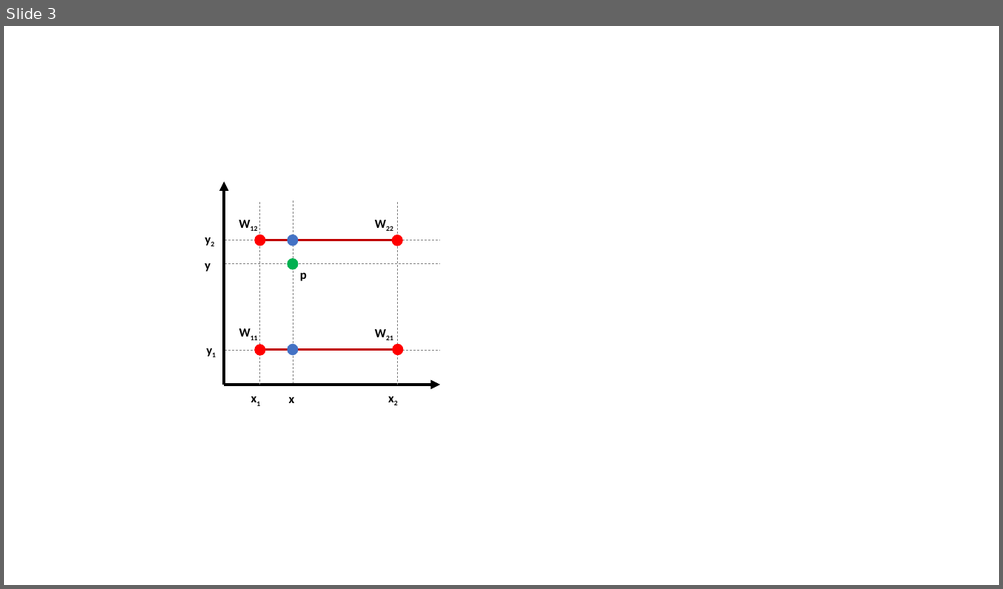
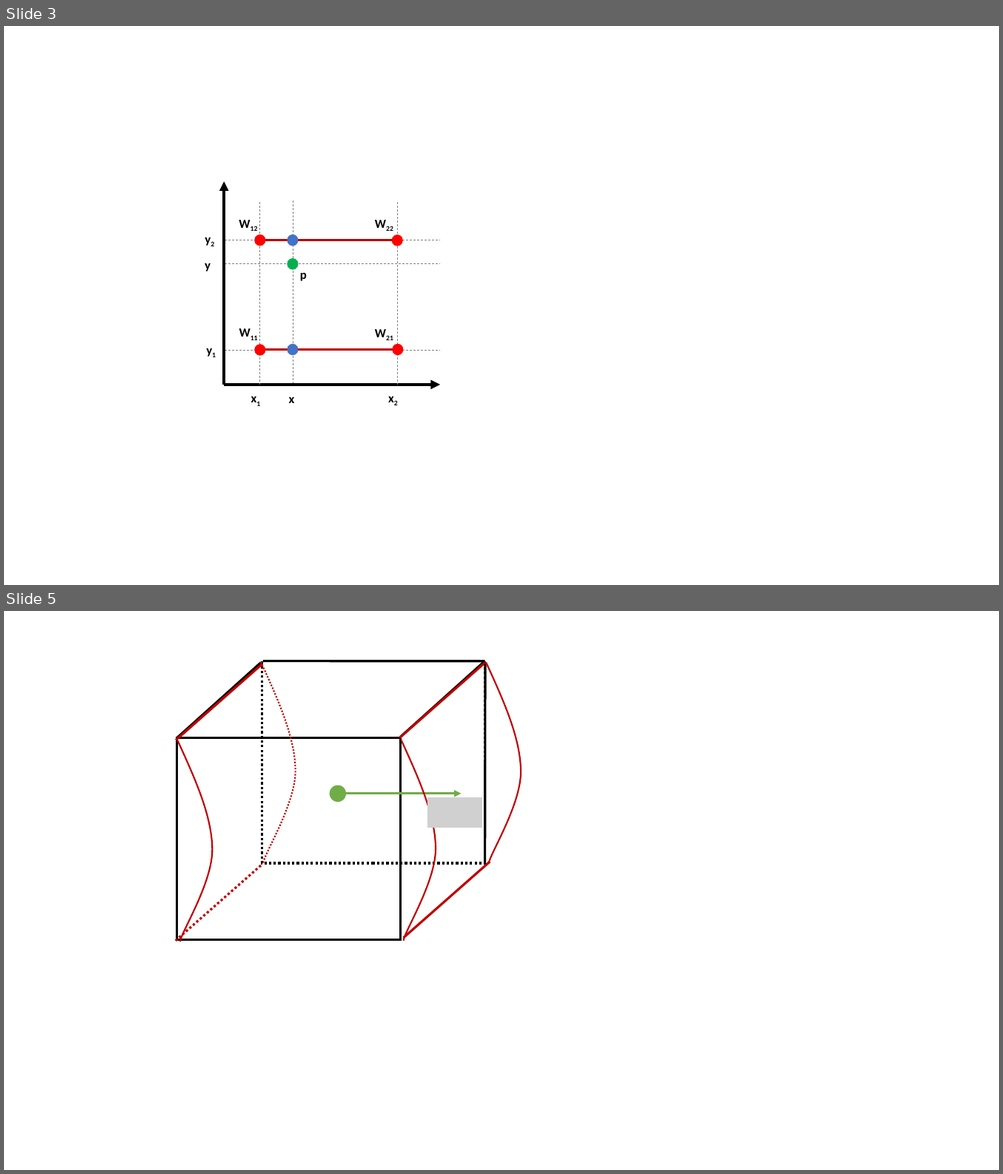
Before and after one commit to MrBigoudi/VolcanicEruptionsSimulator, a slide deck: media/ReportFigures/ReportFigures.pptx. Shown one above the other, each under a label of ours: slide 3 before the commit, slides 3 and 5 after it; the slides between them are not shown. The pictures are 1003x589 and 1003x1174 pixels, drawn with LibreOffice and Linux fonts; fonts in the diff are those of the drawing; grey boxes stand for pictures. Boxes give left, top, right and bottom in pixels: in the first picture for what was removed or moved away, otherwise in the second. Text is boxed around its words. In the diff, an @@ line names an element or a change of style, - is before the commit and + after.

Commit message:
adding new figures

```diff
--- a/media/ReportFigures/ReportFigures.pptx
+++ b/media/ReportFigures/ReportFigures.pptx
@@ slide 5 added at [4, 611, 999, 1170], background #FFFFFF @@
@@ line added from (176, 740) to (262, 664), #C00000 2.25 pt @@
@@ line added from (177, 738) to (261, 663), #000000 2.25 pt @@
@@ freeform shape added at [261, 662, 295, 863], outline #C00000 1.5 pt dashed @@
@@ rectangle added at [262, 661, 485, 863], outline #000000 2.25 pt dashed @@
@@ line added from (263, 661) to (485, 661), #000000 2.25 pt @@
@@ line added from (399, 738) to (486, 662), #C00000 2.25 pt @@
@@ line added from (400, 737) to (484, 662), #000000 2.25 pt @@
@@ line added from (485, 864) to (485, 664), #000000 2.25 pt @@
@@ freeform shape added at [486, 664, 521, 864], outline #C00000 1.5 pt @@
@@ rectangle added at [177, 738, 400, 940], outline #000000 2.25 pt @@
@@ freeform shape added at [178, 741, 212, 942], outline #C00000 1.5 pt @@
@@ freeform shape added at [401, 740, 435, 941], outline #C00000 1.5 pt @@
@@ ellipse added at [330, 786, 346, 801], fill #70AD47, outline #70AD47 1 pt @@
@@ arrow added from (346, 794) to (461, 794), #70AD47 2.25 pt @@
@@ picture added at [427, 797, 481, 827] @@
@@ line added from (176, 941) to (262, 865), #C00000 2.25 pt dashed @@
@@ line added from (403, 938) to (489, 862), #C00000 2.25 pt @@
```
Also in this commit, not shown: 1 other slide added.
